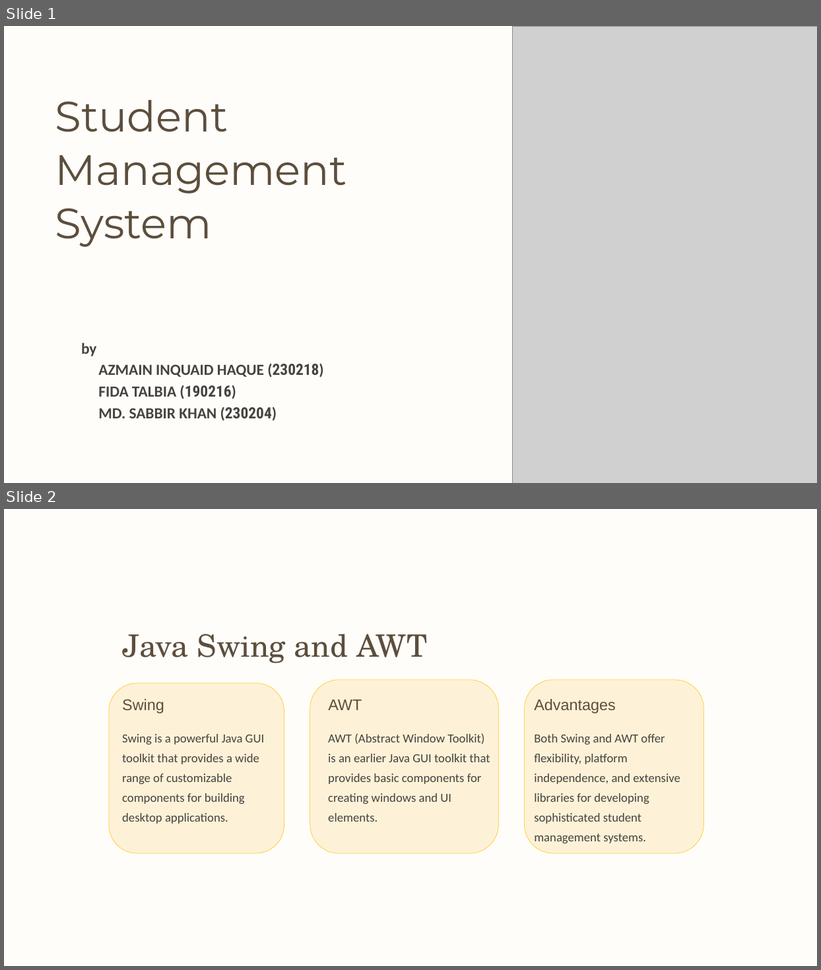
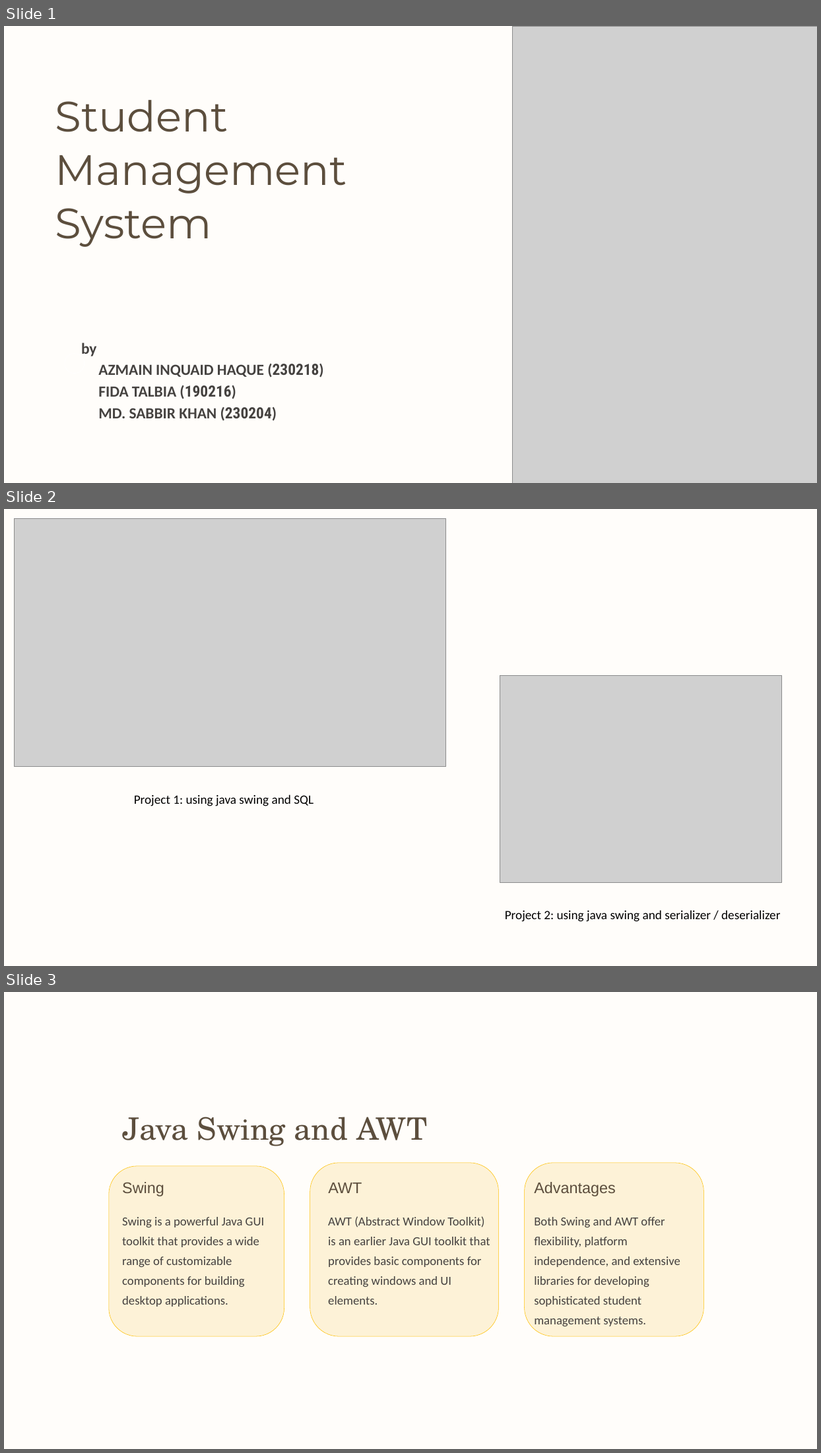
Before and after one commit to inquaid/Student_Management_System, a slide deck: slide_for_presentation.pptx. Shown one above the other, each under a label of ours: slides 1 and 2 before the commit, slides 1, 2 and 3 after it. The pictures are 821x970 and 821x1453 pixels, drawn with LibreOffice and Linux fonts; fonts in the diff are those of the drawing; grey boxes stand for pictures; background and template pictures are left out. Boxes give left, top, right and bottom in pixels: in the first picture for what was removed or moved away, otherwise in the second. Text is boxed around its words. In the diff, an @@ line names an element or a change of style, - is before the commit and + after.

```diff
--- a/slide_for_presentation.pptx
+++ b/slide_for_presentation.pptx
@@ slide 2 added at bbox=[4, 509, 817, 966], background picture (left out) @@
@@ rectangle added at bbox=[4, 509, 817, 966], fill #FFFDFA @@
@@ picture added at bbox=[14, 518, 446, 766] @@
@@ picture added at bbox=[500, 676, 782, 883] @@
@@ text added at bbox=[134, 795, 314, 807], 18 pt, text #000000 @@
+Project 1: using java swing and SQL
@@ text added at bbox=[505, 910, 780, 922], 18 pt, text #000000 @@
+Project 2: using java swing and serializer / deserializer
@@ what was slide 2 is now slide 3 @@
```
Also in this commit, not shown: 1 slide changed, 10 other files.
